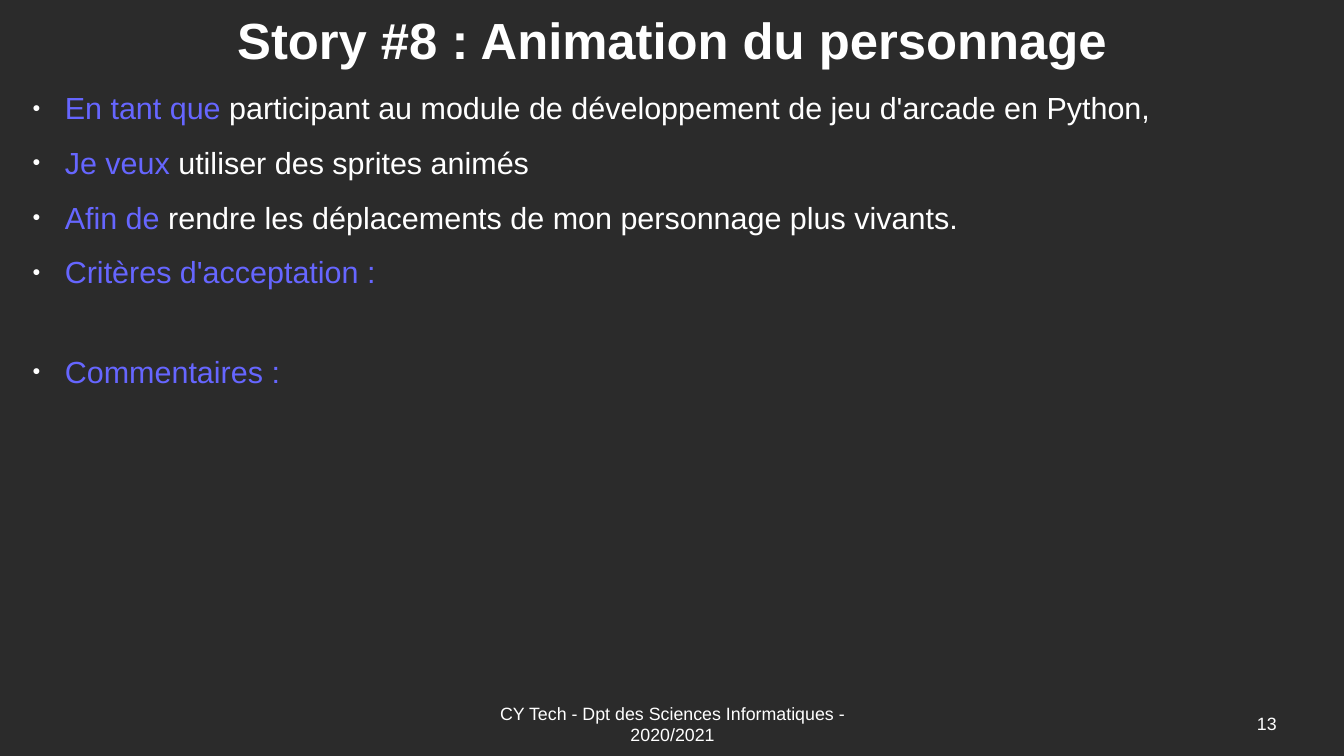
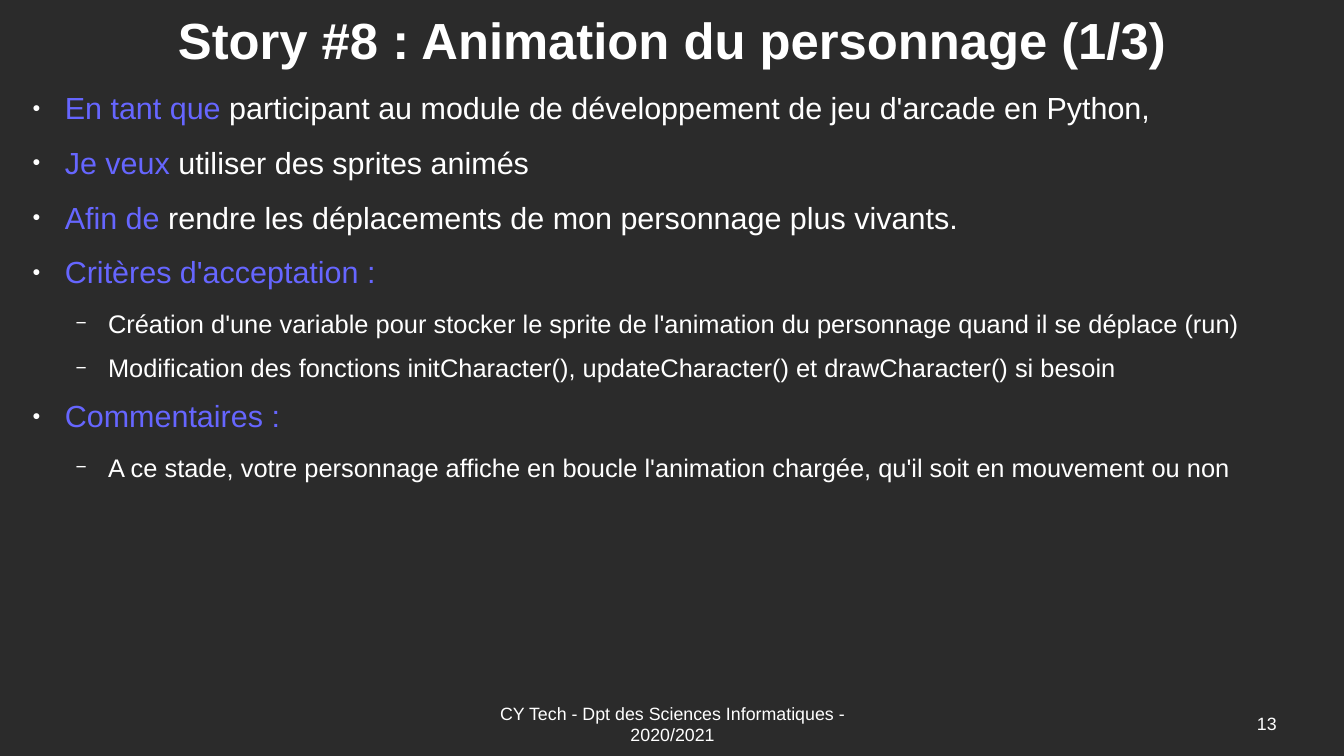
Before and after one commit to Romuald78/pyArcade, a slide deck: slide 13 of doc/UE_Libre_Jeu_Arcade_Stories.odp. Drawn at 1344x756 pixels with LibreOffice and Linux fonts; fonts in the diff are those of the drawing; background and template pictures are left out; a plain dark background stands for a picture behind light text. Boxes give left, top, right and bottom in pixels: in the first picture for what was removed or moved away, otherwise in the second. Text is boxed around its words. In the diff, an @@ line names an element or a change of style, - is before the commit and + after.

```diff
--- a/doc/UE_Libre_Jeu_Arcade_Stories.odp
+++ b/doc/UE_Libre_Jeu_Arcade_Stories.odp
@@ title at [178,22,1165,69]: text changed @@
-Story #8 : Animation du personnage
+Story #8 : Animation du personnage (1/3)
@@ text at [108,314,1239,383]: paragraphs added @@
+  − Création d'une variable pour stocker le sprite de l'animation du personnage quand il se déplace (run)
+  − Modification des fonctions initCharacter(), updateCharacter() et drawCharacter() si besoin
@@ text at [108,458,1229,482]: paragraph added @@
+  − A ce stade, votre personnage affiche en boucle l'animation chargée, qu'il soit en mouvement ou non
```
Also in this commit, not shown: 4 other slides changed, 5 slides added, 12 other files.
